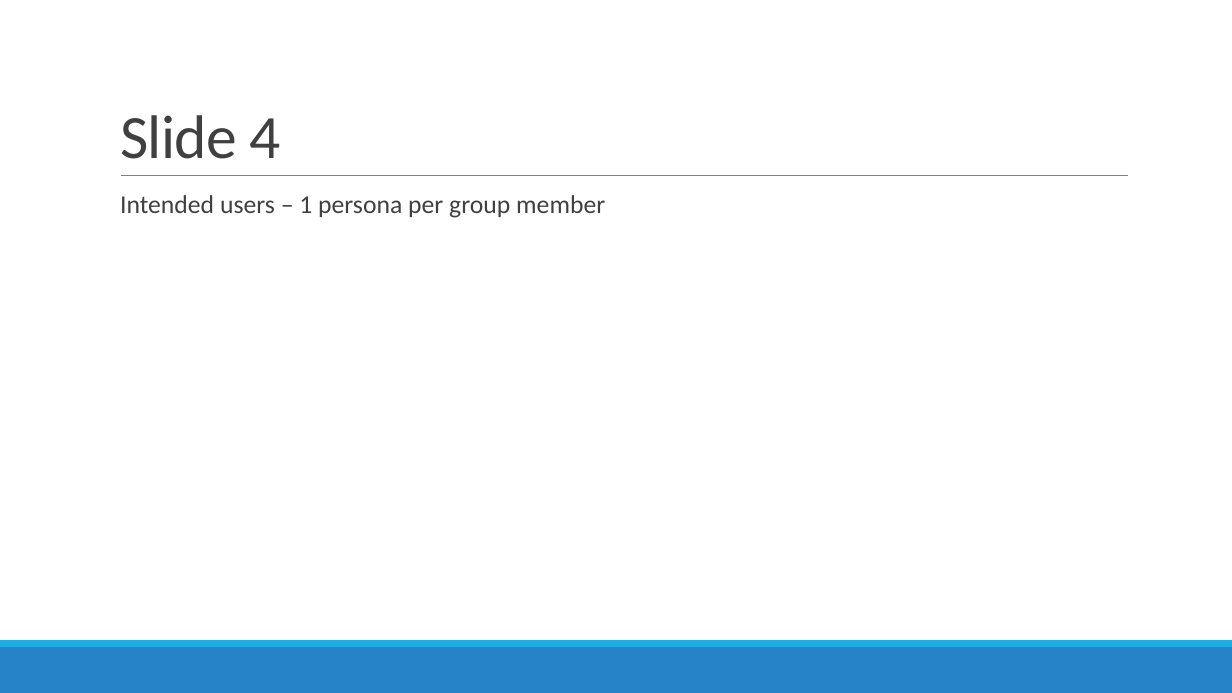
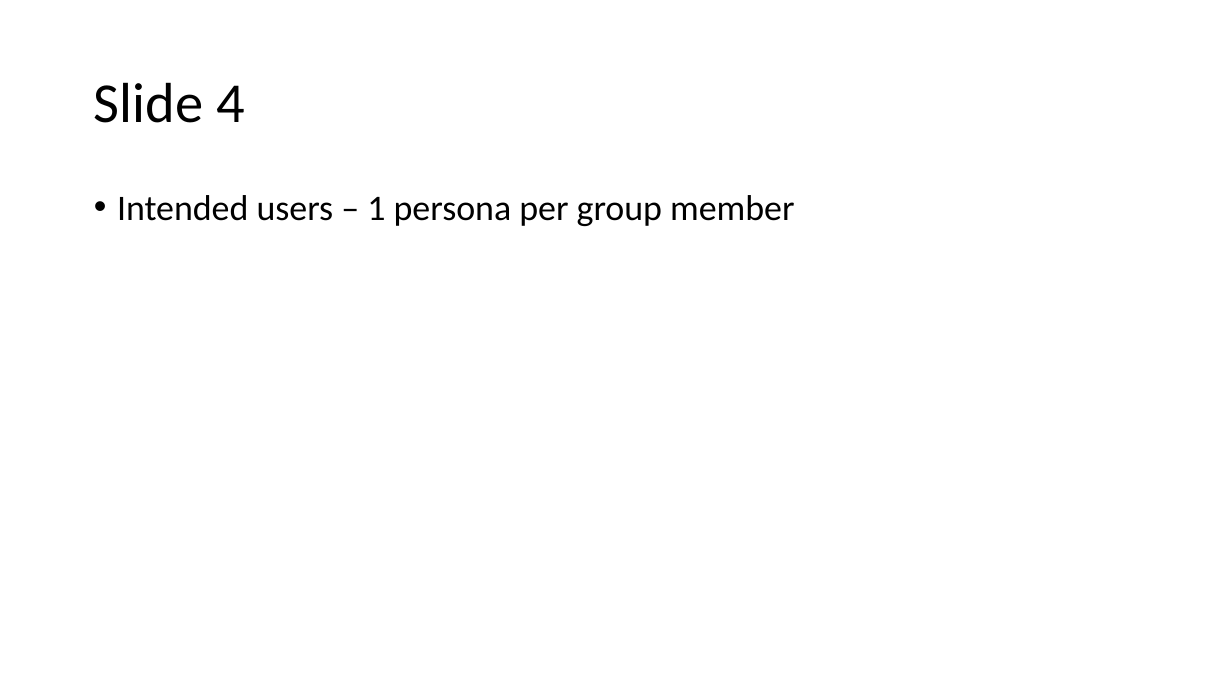
Before and after one commit to benkelly2/KV6002, a slide deck: slide 5 of KV6002_21 TOR Presentation.pptx. Drawn at 1232x693 pixels with LibreOffice and Linux fonts; fonts in the diff are those of the drawing. Boxes give left, top, right and bottom in pixels: in the first picture for what was removed or moved away, otherwise in the second. Text is boxed around its words. In the diff, an @@ line names an element or a change of style, - is before the commit and + after.

```diff
--- a/KV6002_21 TOR Presentation.pptx
+++ b/KV6002_21 TOR Presentation.pptx
@@ title "Slide 4": place and size @@
-title "Slide 4" at box(120, 115, 281, 159)
+title "Slide 4" at box(94, 82, 245, 123)
@@ title "Slide 4" at box(94, 82, 245, 123): size 48 to 44 pt, text colour #404040 to #000000, letter spacing -0.5 to 0 pt; line spacing 0.85 to 0.9; vertical alignment bottom to middle @@
@@ line removed from (121, 176) to (1128, 176) @@
@@ text "Intended users – 1 persona ..." at box(117, 195, 794, 226): size 20 to 28 pt, text colour #404040 to #000000; bullet   to •; less space between paragraphs @@
@@ rectangle removed at box(0, 647, 1232, 693) @@
@@ rectangle removed at box(0, 640, 1232, 647) @@
```
Also in this commit, not shown: 15 other slides changed.
